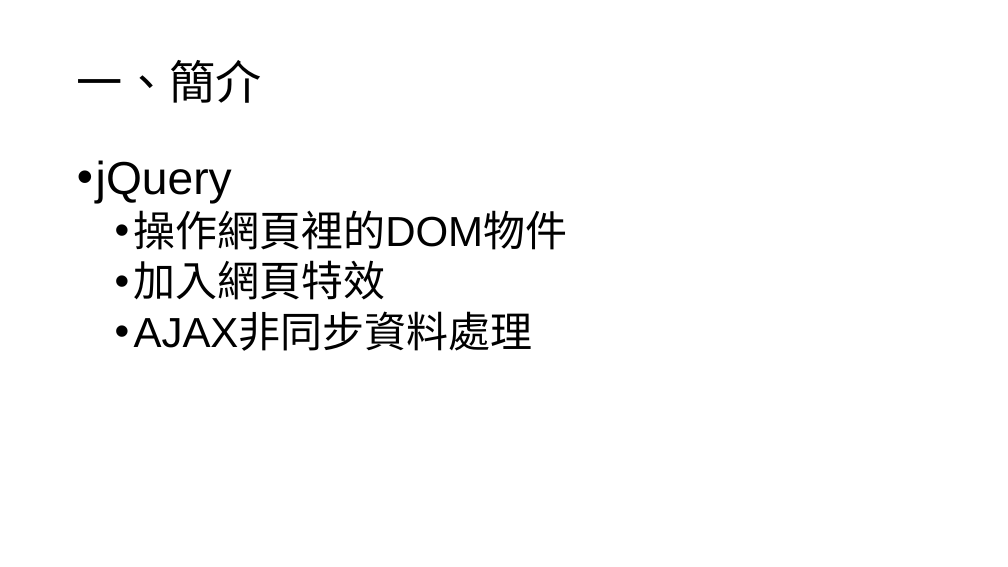
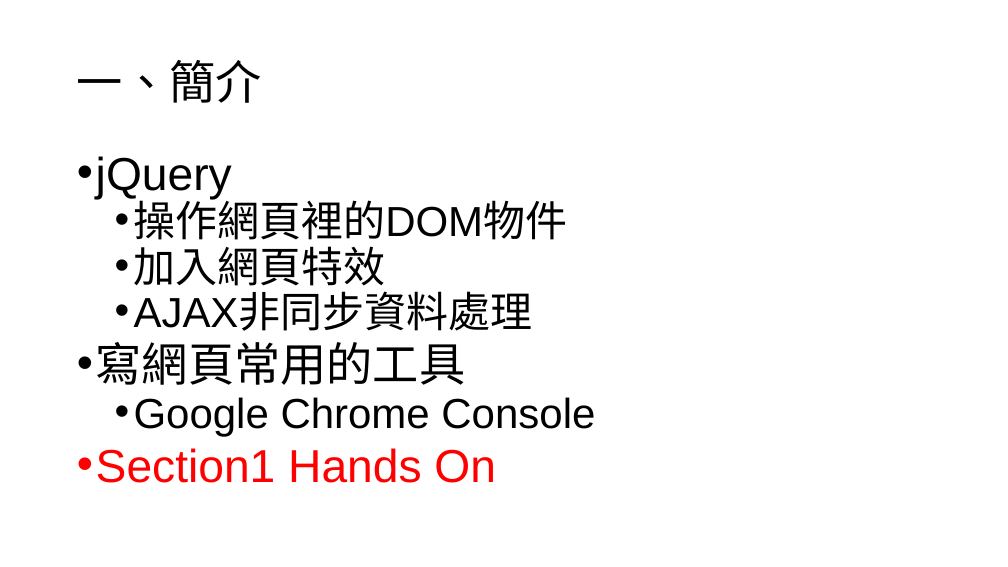
Before and after one commit to Benknightdark/jquerytutorial, a slide deck: slide 4 of jquerytutorial.pptx. Drawn at 1008x567 pixels with LibreOffice and Linux fonts; fonts in the diff are those of the drawing. Boxes give left, top, right and bottom in pixels: in the first picture for what was removed or moved away, otherwise in the second. Text is boxed around its words. In the diff, an @@ line names an element or a change of style, - is before the commit and + after.

```diff
--- a/jquerytutorial.pptx
+++ b/jquerytutorial.pptx
@@ text at <box>96,156,568,331</box>: line spacing 0.9 to 0.8 @@
@@ text at <box>96,342,595,483</box>: paragraphs added @@
+• 寫網頁常用的工具
+  • Google Chrome Console
+• Section1 Hands On
```
Also in this commit, not shown: 1 other file.
